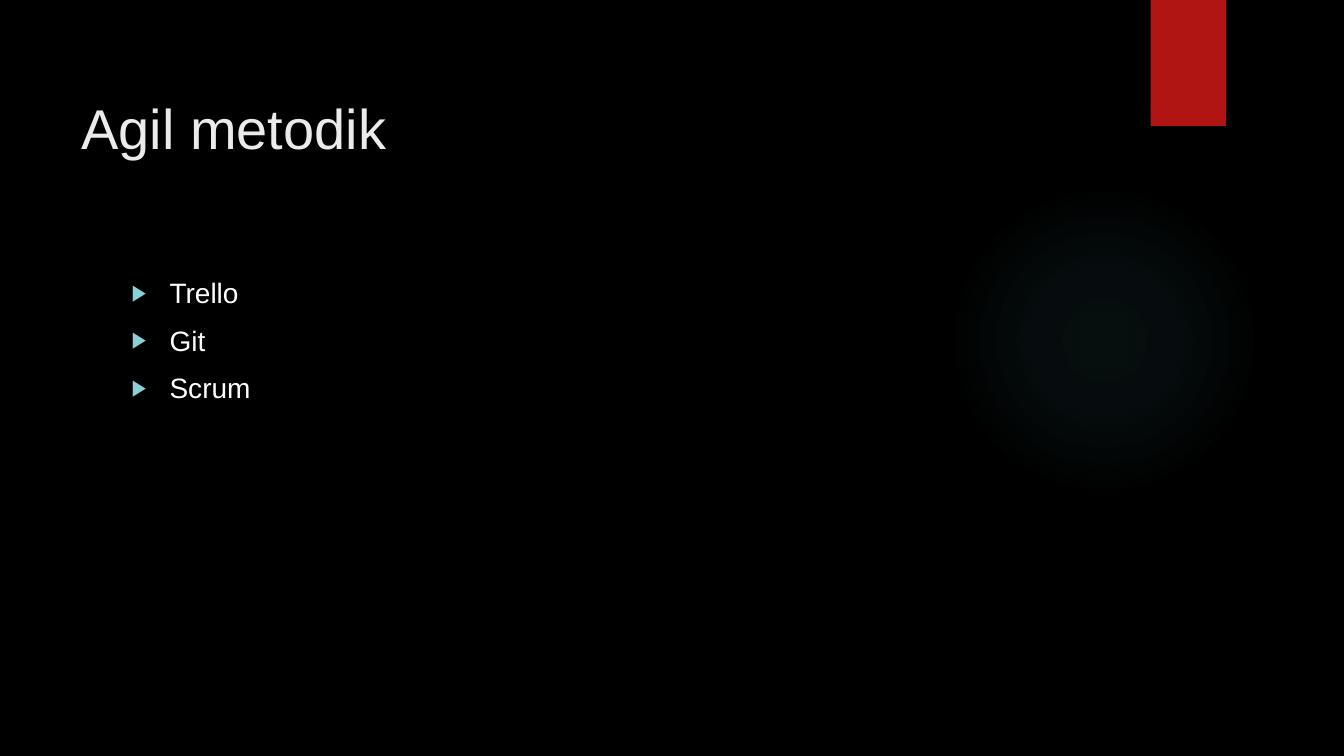
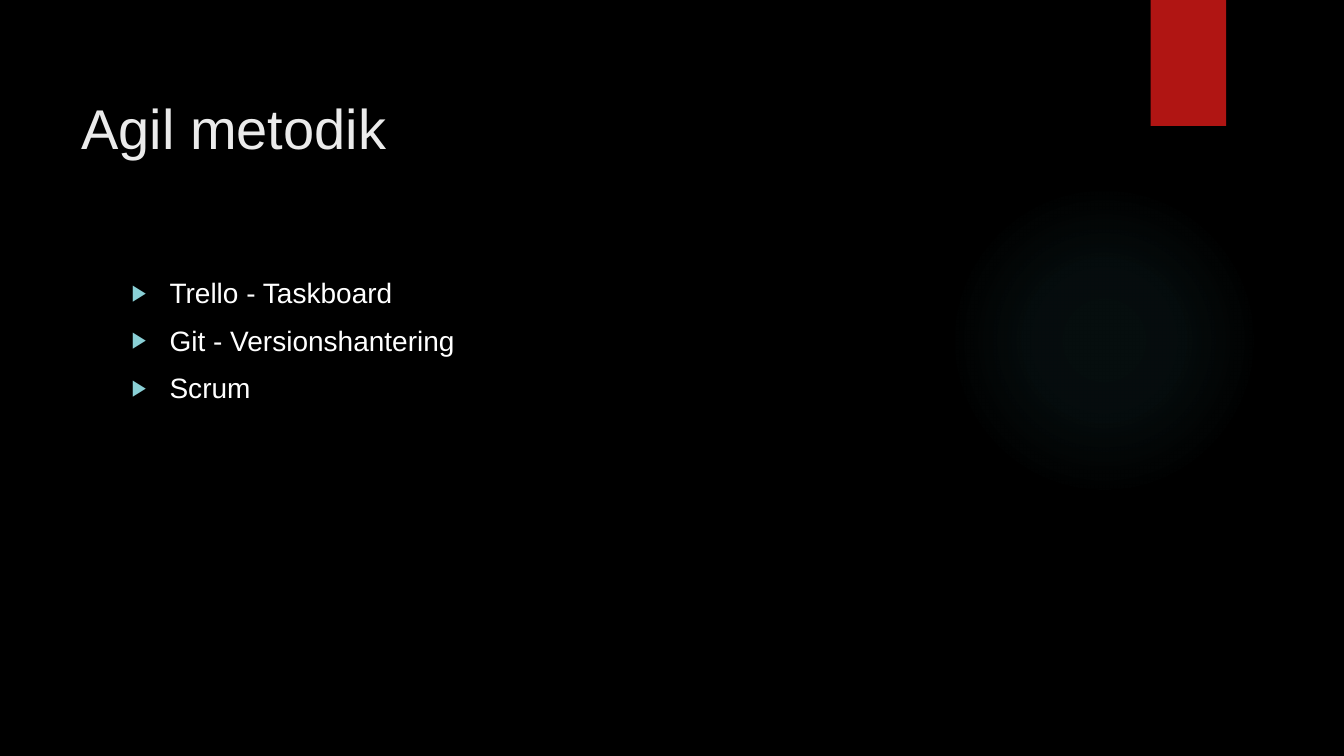
Before and after one commit to hamadaio/magic-mirror-project, a slide deck: slide 13 of pitch_group_mirror.pptx (slide 12 before the commit). Drawn at 1344x756 pixels with LibreOffice and Linux fonts; fonts in the diff are those of the drawing; background and template pictures are left out. Boxes give left, top, right and bottom in pixels: in the first picture for what was removed or moved away, otherwise in the second. Text is boxed around its words. In the diff, an @@ line names an element or a change of style, - is before the commit and + after.

```diff
--- a/pitch_group_mirror.pptx
+++ b/pitch_group_mirror.pptx
@@ text at [170,282,454,356]: text changed @@
-▶ Trello
-▶ Git
+▶ Trello - Taskboard
+▶ Git - Versionshantering
```
Also in this commit, not shown: 10 other slides changed, 2 slides added.
